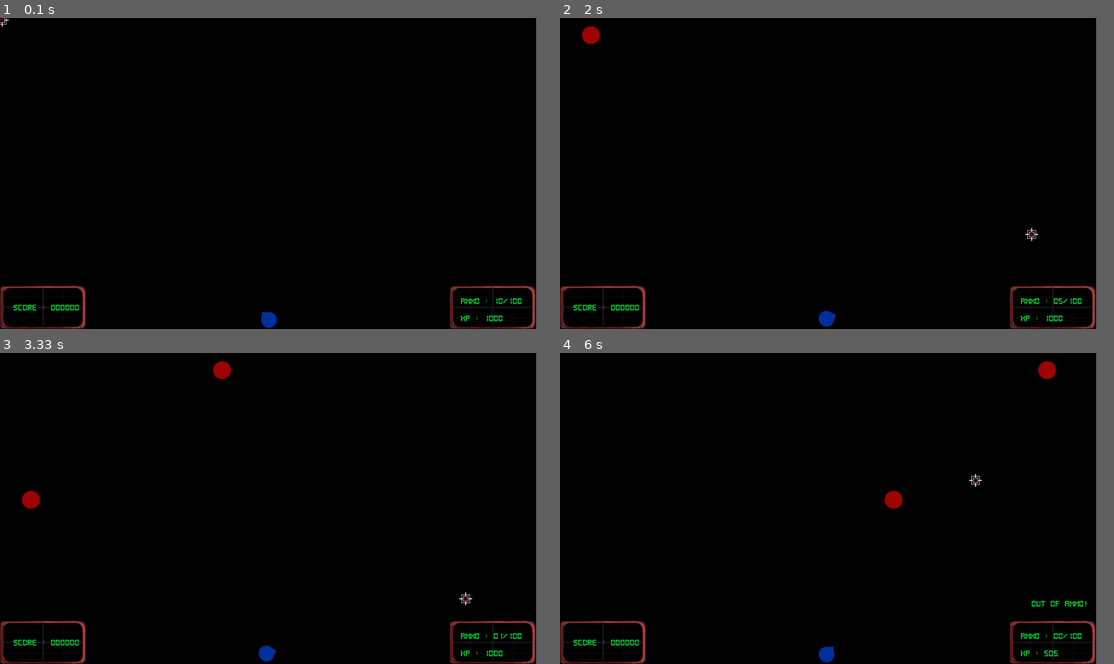
Above: before the commit, frames 1-4 (two rows, left to right).
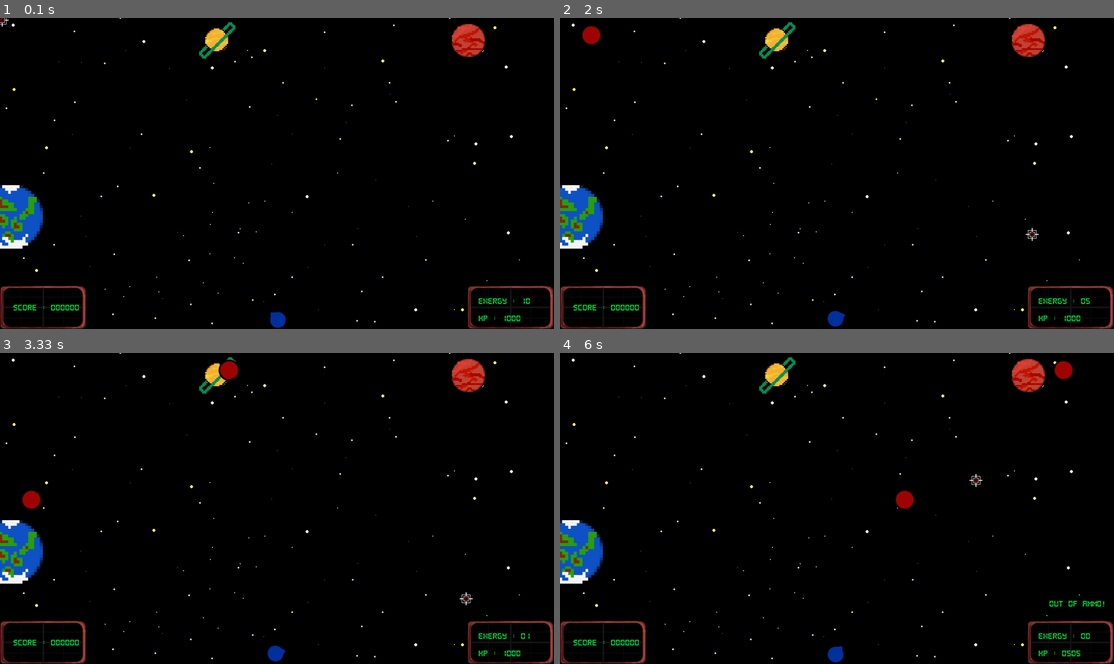
Above: after the commit, the same moments.

Repository: fanagiannis/DECK-COMMANDER
Game: pygame game, started from Game.py
Same seed, same stepped clock (60 frames per second), same inputs: the game is played once before the commit and once after it.
Inputs (mouse positions are in pixels of both pictures, inside the frame that each line leads up to):
- Up to frame 1 (0.1 s): no input
- Up to frame 2 (2 s): click (837, 173) at 0.38 s; click (1030, 210) at 0.72 s; click (626, 73) at 1.05 s; click (632, 217) at 1.38 s; click (1030, 235) at 1.72 s
- Up to frame 3 (3.33 s): press the mouse at (33, 356) at 2.03 s; move the mouse to (88, 489) at 2.13 s; release the mouse at (144, 626) at 2.27 s; click (83, 424) at 2.38 s; click (121, 530) at 2.72 s; click (465, 598) at 3.05 s
- Up to frame 4 (6 s): press the mouse at (787, 356) at 3.37 s; move the mouse to (720, 421) at 3.47 s; release the mouse at (654, 486) at 3.6 s; press the mouse at (787, 356) at 3.7 s; move the mouse to (809, 415) at 3.8 s; release the mouse at (825, 474) at 3.93 s; click (759, 396) at 4.05 s; click (776, 552) at 4.38 s; click (931, 480) at 4.72 s; tap F at 5.07, 5.37 s; click (837, 533) at 5.08 s; click (1008, 598) at 5.55 s; click (975, 480) at 5.88 s
In our replay, the window is 871x506 before the commit and 900x506 after it. These sizes can differ from the game's own. Grey fills any space a smaller window leaves; there, only what the larger window draws over its background counts as a difference.

The runs differ from the first frame. In frame 1, 3.4% of the frame differs, in the area x 0-100%, y 0-100%; in frame 2, 3.5%; in frame 3, 3.5%; in frame 4, 4.1%.

Commit message:
DECK COMMANDER V0.2 BACKGROUND ADDITION

Diff:
--- a/Constants.py
+++ b/Constants.py
@@ -12,14 +12,17 @@
 LINK_ASSETS_TARGET=LINK_ASSETS_BASE+"\\Enemy.png"
 LINK_ASSETS_REPAIR=LINK_ASSETS_BASE+"\\Repair.png"
 LINK_ASSETS_ROCKET=LINK_ASSETS_BASE+"\\Rocket.png"
-LINK_ASSETS_BACKGROUND="assets\\background.png"
+LINK_ASSETS_BACKGROUND="assets\\Space.png"
 LINK_ASSETS_SCREEN="assets\\Screen.png"
 LINK_ASSETS_SCREEN2="assets\\Screen2.png"
 LINK_ASSETS_SCREEN3="assets\\Screen3.png"
+LINK_ASSETS_PLANET="assets\\Planet_8bit.png"
+LINK_ASSETS_PLANET2="assets\\Planet2_8bit.png"
+LINK_ASSETS_PLANET3="assets\\Planet3_8bit.png"
 
    #+++++DISPLAY+++++
 
-DISPLAY_WIDTH=1240
+DISPLAY_WIDTH=1280
 DISPLAY_HEIGHT=720
 DISPLAY_WINDOW=pygame.display.set_mode((DISPLAY_WIDTH,DISPLAY_HEIGHT))
 
--- a/Game.py
+++ b/Game.py
@@ -16,7 +16,7 @@
 
 pygame.init()
 
-pygame.display.set_caption("DECK COMMANDER V0.1")
+pygame.display.set_caption("DECK COMMANDER V0.2")
 
 #+++++FONT+++++
 FONT_LCD="Fonts\\pixel_lcd_7.ttf"
@@ -53,16 +53,33 @@
     #pygame.draw.rect(DISPLAY_WINDOW,COLOR_YELLOW,(0,DISPLAY_HEIGHT-100,200,DISPLAY_HEIGHT)) #SCORE SCREEN
     DISPLAY_WINDOW.blit(SCREEN2,(0,DISPLAY_HEIGHT-100))
 
+def planets():
+    PLANET=pygame.image.load(LINK_ASSETS_PLANET)
+    PLANETSCALED=pygame.transform.scale(PLANET,(200,200))
+    PLANET2=pygame.image.load(LINK_ASSETS_PLANET2)
+    PLANET2SCALED=pygame.transform.scale(PLANET2,(100,100))
+    PLANET3=pygame.image.load(LINK_ASSETS_PLANET3)
+    PLANET3SCALED=pygame.transform.scale(PLANET3,(100,100))
+
+    DISPLAY_WINDOW.blit(PLANETSCALED,(-75,DISPLAY_HEIGHT/2))
+    DISPLAY_WINDOW.blit(PLANET2SCALED,(DISPLAY_WIDTH-250,0))
+    DISPLAY_WINDOW.blit(PLANET3SCALED,(450,0))
+
+
 def spawner():
+
+    background(LINK_ASSETS_BACKGROUND)
+    planets()
 
     #MESSAGES
 
     score_live="%06d" % P.score
     ammo_live="%02d" % int(P.ammo)
-    score_message_text = "Score : "+ score_live #ADD ZEROES BEFORE SCORE
-    lives_message_text = "HP : "+ str(hitbox.hp)
+    hp_live="%04d" % int(hitbox.hp)
+    score_message_text = f"Score : {score_live}" #ADD ZEROES BEFORE SCORE
+    lives_message_text = f"HP : {hp_live}"
     game_over_message_text = "GAME OVER ! "
-    ammo_message_text = "Ammo : " + ammo_live + f"/{int(P.ammo_supplies)}"
+    ammo_message_text = f"Energy : {ammo_live}"
     ammo_no_message_text = "OUT OF AMMO! "
 
     if hitbox.dead==False:
@@ -105,6 +122,7 @@
         ADS.repair()
 
     P.reload()
+
     ADS.update()
     Target_spawn.update()
     hitbox.update()
@@ -149,12 +167,12 @@
 
 while True:
 
-    DISPLAY_WINDOW.fill(COLOR_BLACK)
+    #DISPLAY_WINDOW.fill(COLOR_BLACK)
 
     for event in pygame.event.get():
         eventhandler()
 
     spawner()
 
-    pygame.display.update()
+    pygame.display.flip()
     GAME_CLOCK.tick(FPS)
Binary file added: assets/Planet.png
Binary file added: assets/Planet2_8bit.png
Binary file added: assets/Planet3_8bit.png
Binary file added: assets/Planet_8bit.png
Binary file added: assets/Space.png
Not shown, removed: Fonts/pixel_lcd7.zip
Not shown, added: Photoshop/8bit planet.psd
Not shown, added: Photoshop/Planet.psd
